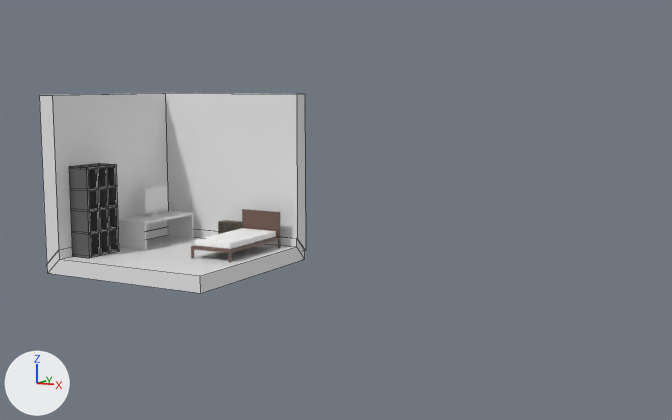
Renders of the Blender file newdon/all_objects.blend from each side of a commit.
Both versions are drawn from a 50 mm camera at (13.0, -16.78, 6.06) aimed at (3.91, 0.1, 3.44). The axes (+X, +Y, +Z) are drawn at lower left. The lights are the same throughout. Mesh edges are drawn as thin lines on the coarser meshes.

Script lines for the objects in view, before the commit:
```python
me_cubo = bpy.data.meshes.new('Cubo')
me_cubo.from_pydata(...)  # 26 vertices, 24 faces; spans x -1.2..1.0, y -1.0..1.2, z -1.35..1.0
me_cubo.materials.append(None)
me_cubo_007 = bpy.data.meshes.new('Cubo.007')
me_cubo_007.from_pydata(...)  # 216 vertices, 218 faces; spans x -1.0..1.0, y -1.0..1.0, z -1.0..1.0
me_cubo_007.materials.append(mat_materiais_005)  # white #ffffff
me_cubo_008 = bpy.data.meshes.new('Cubo.008')
me_cubo_008.from_pydata(...)  # 62 vertices, 60 faces; spans x -1.0..1.0, y -1.0..1.0, z -21.9..1.0
ob_colchão = bpy.data.objects.new('Colchão', me_cubo_007)
ob_colchão.location = (1.12, 0.53, 2.56)
ob_colchão.scale = (0.476, 0.945, 0.0636)
ob_mesa = bpy.data.objects.new('Mesa', me_cubo_008)
ob_mesa.location = (-1.38, 0.81, 2.83)
ob_mesa.scale = (0.396, 0.926, 0.0283)
ob_room = bpy.data.objects.new('Room', me_cubo)
ob_room.location = (0.0, 0.0, 4.0)
ob_room.scale = (1.91, 1.91, 1.79)
# also in view: 'Base Cama' at (1.12, 0.56, 2.63); 'Armario' at (-1.64, -1.04, 3.22)
```
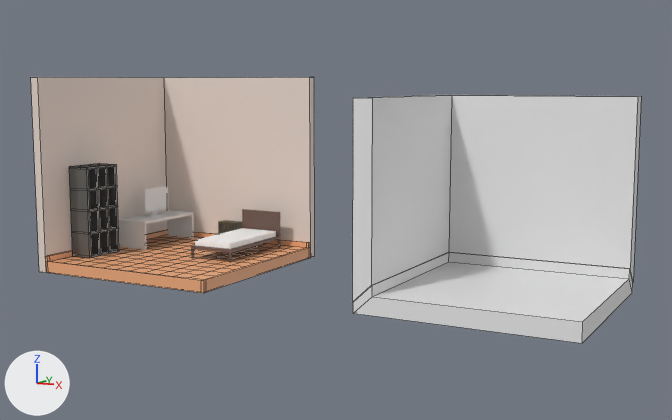
Commit message: Parede | Piso (Separação)

Scene script edits in JSON lines:
```json
{"op": "add", "block": "mat_materiais_002", "code": ["mat_materiais_002 = principled_material('Materiais.002')", "mat_materiais_002.base_color = (0.871, 0.413, 0.205)  # beige #f0ac7d"]}
{"op": "add", "block": "mat_materiais_006", "code": ["mat_materiais_006 = principled_material('Materiais.006')", "mat_materiais_006.base_color = (0.807, 0.694, 0.624)  # white #e8d9cf"]}
{"op": "add", "block": "me_cubo_003", "code": ["me_cubo_003 = bpy.data.meshes.new('Cubo.003')", "me_cubo_003.from_pydata(...)  # 184 vertices, 162 faces; spans x -1.0..1.0, y -1.0..1.0, z -1.98..1.0", "me_cubo_003.materials.append(mat_materiais_002)  # beige #f0ac7d"]}
{"op": "add", "block": "me_cubo_001", "code": ["me_cubo_001 = bpy.data.meshes.new('Cubo.001')", "me_cubo_001.from_pydata([(-1.0, -1.0, -1.0), (-1.0, -1.0, 1.0), (-1.0, 1.0, -1.0), (-1.0, 1.0, 1.0), (1.0, 1.0, -1.0), (1.0, 1.0, 1.0)], [], [(0, 1, 3, 2), (2, 3, 5, 4)])", "me_cubo_001.materials.append(mat_materiais_006)  # white #e8d9cf"]}
{"op": "set", "path": "ob_room.location", "old": "(0.0, 0.0, 4.0)", "new": "(7.63, 0.0, 4.0)"}
{"op": "add", "block": "ob_piso", "code": ["ob_piso = bpy.data.objects.new('Piso', me_cubo_003)", "ob_piso.location = (0.14, -0.16, 2.09)", "ob_piso.scale = (2.1, 2.1, -0.122)"]}
{"op": "add", "block": "ob_parede", "code": ["ob_parede = bpy.data.objects.new('Parede', me_cubo_001)", "ob_parede.location = (0.14, -0.16, 4.07)", "ob_parede.scale = (2.1, 2.1, 2.1)", "_m = ob_parede.modifiers.new('Solidificar', 'SOLIDIFY')", "_m.thickness = 0.1", "_m.offset = 1.0"]}
```

Location of each change, [x1, y1, x2, y2] in pixels of the pictures (672 x 420 px):
```json
{"object": "Room", "change": "moved", "before": [39, 93, 306, 293], "after": [352, 95, 641, 343]}
{"object": "Parede", "change": "added", "after": [31, 77, 315, 272]}
{"object": "Piso", "change": "added", "after": [45, 230, 311, 293]}
```
